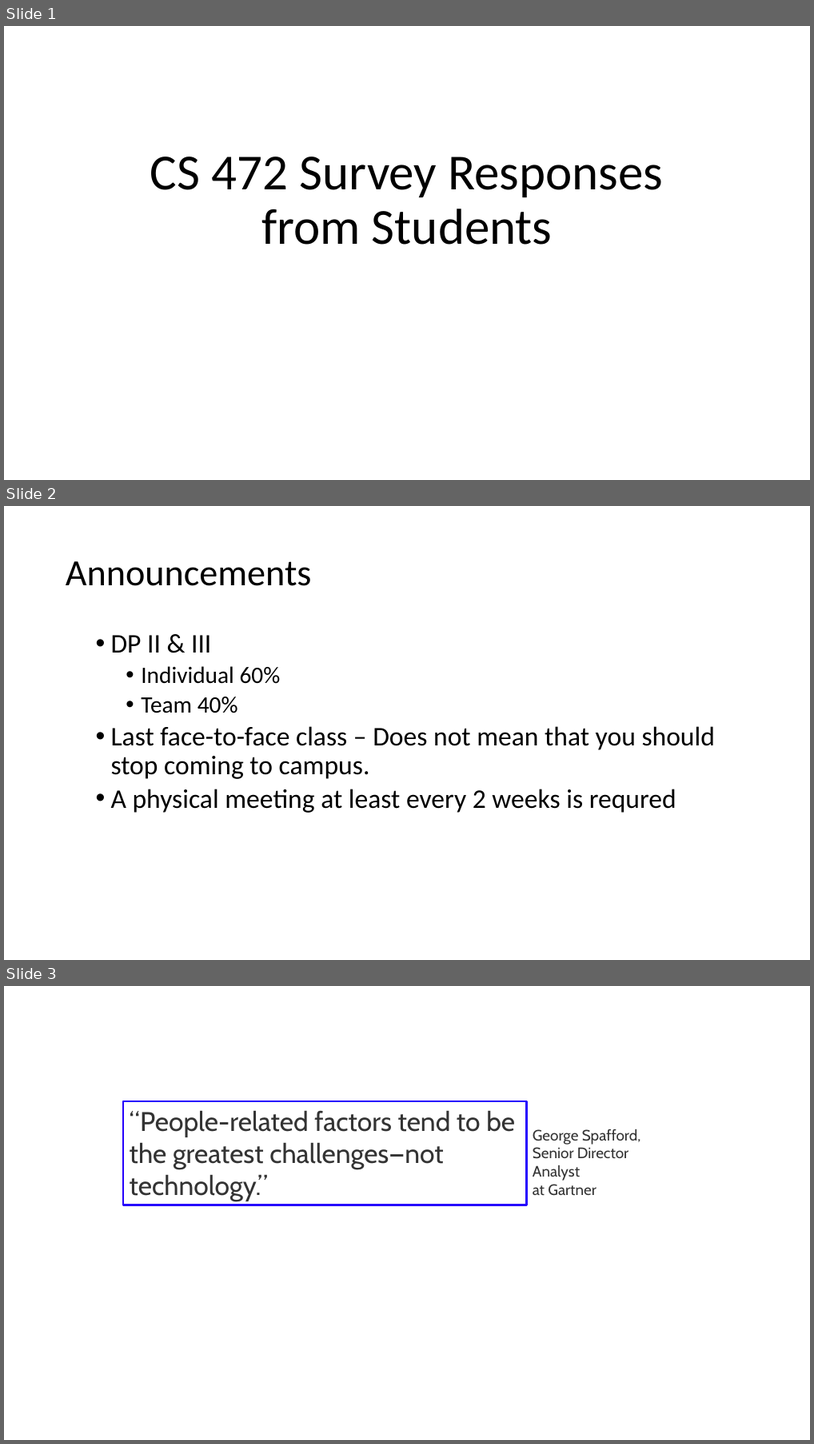
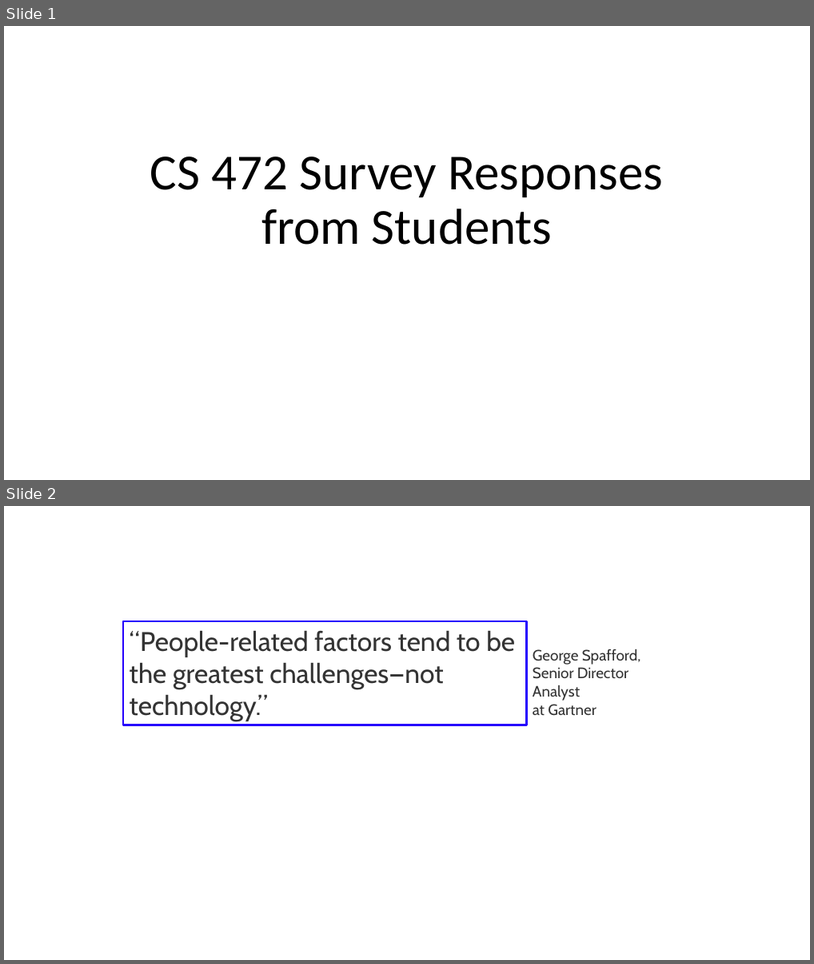
Before and after one commit to johnxu21/johnxu21.github.io, a slide deck: teaching/CS472/Timetable/Survey_Presentation.pptx. Shown one above the other, each under a label of ours: slides 1, 2 and 3 before the commit, slides 1 and 2 after it. The pictures are 814x1444 and 814x964 pixels, drawn with LibreOffice and Linux fonts; fonts in the diff are those of the drawing. Boxes give left, top, right and bottom in pixels: in the first picture for what was removed or moved away, otherwise in the second. Text is boxed around its words. In the diff, an @@ line names an element or a change of style, - is before the commit and + after.

```diff
--- a/teaching/CS472/Timetable/Survey_Presentation.pptx
+++ b/teaching/CS472/Timetable/Survey_Presentation.pptx
@@ slide 2 removed at box(4, 506, 810, 960), background #FFFFFF @@
@@ title removed at box(66, 561, 312, 586) @@
-Announcements
@@ text removed at box(111, 635, 715, 812) @@
-  • DP II & III
-    • Individual 60%
-    • Team 40%
-  • Last face-to-face class – Does not mean that you should stop coming to campus.
-  • A physical meeting at least every 2 weeks is requred
@@ what was slide 3 is now slide 2 @@
```
Also in this commit, not shown: 2 other files.
